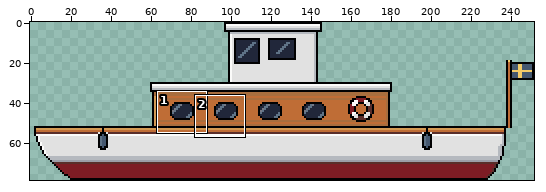
Two versions of one pixel-art file, art/source/rw_ferry/rw_ferry.aseprite. The first picture is a wide view before the edit; the outline marks the close-up.
Close-up. Before the commit:
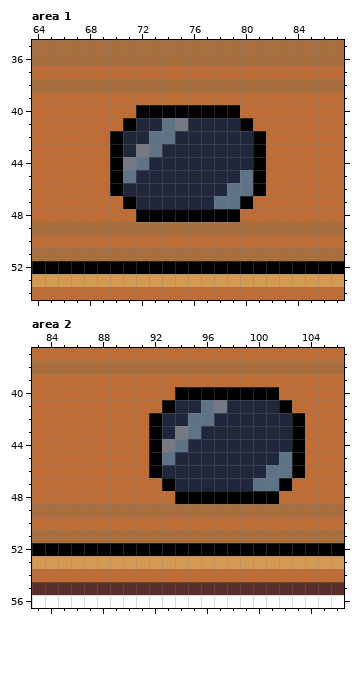
252x79 pixels, 1 frame. Shown: area 1: x 64..87, y 35..54; area 2: x 83..106, y 37..56. The commit also changed other parts of the picture, which this record leaves out.
After the commit:
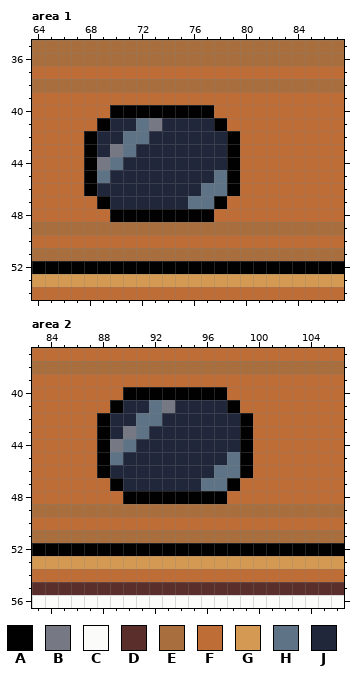
Palette (. is transparent): A #010102  B #767884  C #fbfbfa  D #5a2e2a  E #a86e3e  F #bf6d36  G #d49a54  H #5f7387  J #21273a
Edits made:
Area 1:
y 40: x 70..71 FF -> AA; x 78..79 AA -> FF
y 41: x 69..75 FFAJJHB -> AJJHBJJ; x 78..80 JJA -> AFF
y 42: x 68..74 FFAJJHH -> AJJHHJJ; x 79..81 JJA -> AFF
y 43: x 68..73 FFAJBH -> AJBHJJ; x 79..81 JJA -> AFF
y 44: x 68..72 FFABH -> ABHJJ; x 79..81 JJA -> AFF
y 45: x 68..71 FFAH -> AHJJ; x 78..81 JJHA -> HAFF
y 46: x 68..70 FFA -> AJJ; x 77..81 JJHHA -> HHAFF
y 47: x 69..71 FFA -> AJJ; x 76..80 JJHHA -> HHAFF
y 48: x 70..71 FF -> AA; x 78..79 AA -> FF
Area 2:
y 40: x 90..93 FFFF -> AAAA; x 98..101 AAAA -> FFFF
y 41: x 89..93 FFFFA -> AJJHB; x 96..102 HBJJJJA -> JJAFFFF
y 42: x 88..92 FFFFA -> AJJHH; x 95..96 HH -> JJ; x 99..103 JJJJA -> AFFFF
y 43: x 88..92 FFFFA -> AJBHJ; x 94..95 BH -> JJ; x 99..103 JJJJA -> AFFFF
y 44: x 88..94 FFFFABH -> ABHJJJJ; x 99..103 JJJJA -> AFFFF
y 45: x 88..93 FFFFAH -> AHJJJJ; x 98..103 JJJJHA -> HAFFFF
y 46: x 88..92 FFFFA -> AJJJJ; x 97..103 JJJJHHA -> HHAFFFF
y 47: x 89..93 FFFFA -> AJJJJ; x 96..102 JJJJHHA -> HHAFFFF
y 48: x 90..93 FFFF -> AAAA; x 98..101 AAAA -> FFFF
